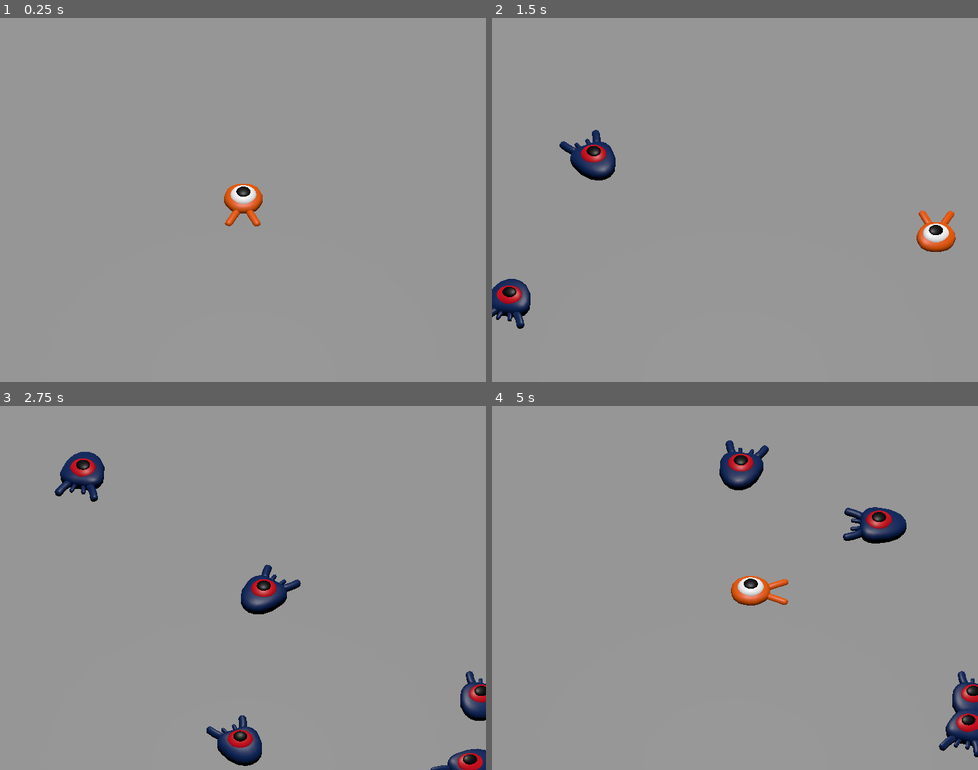
Above: before the commit, frames 1-4 (two rows, left to right).
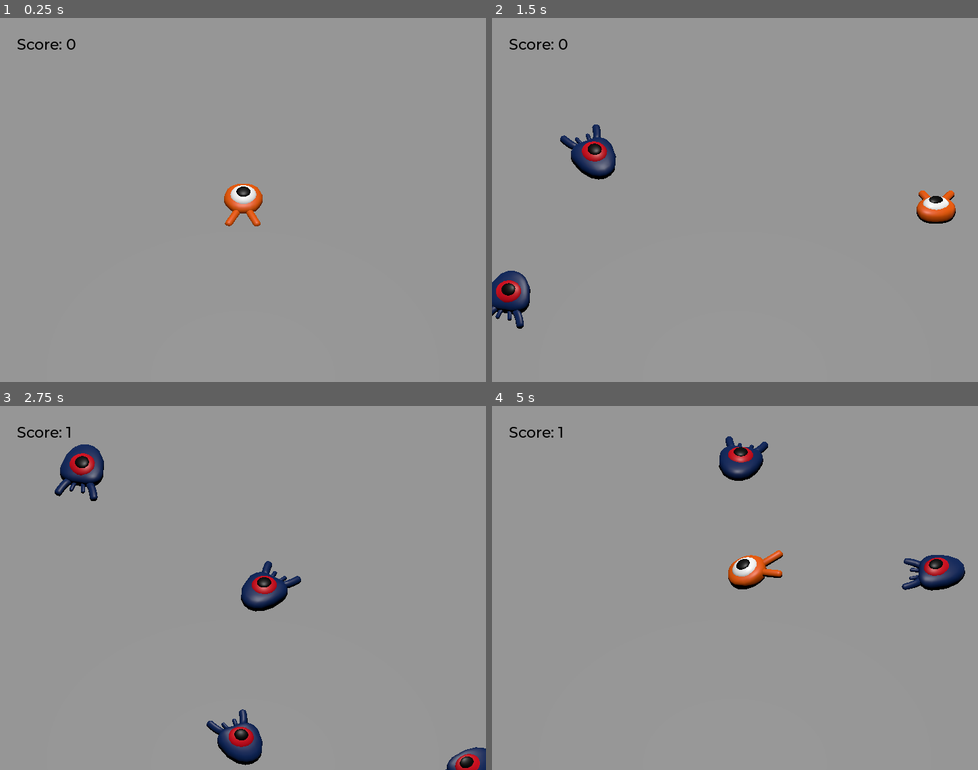
Above: after the commit, the same moments.

Repository: daryl-g/30-Days-of-Game-Dev-Challenge
Game: Godot game, scene res://main.tscn
Two runs of this game, one before a commit and one after it. Both use one fixed random seed, a clock stepped at 60 frames per second and the inputs below. Before the commit the project has no main scene; this scene is started directly in both runs.
Inputs:
- Up to frame 1 (0.25 s): no input
- Up to frame 2 (1.5 s): tap Enter (ui_accept) at 0.5 s; hold Right (move_right) 0.53-1.28 s; hold Enter (ui_accept) 0.53-1.28 s; tap Space (jump) at 0.77, 0.8, 1.07, 1.35 s; hold Down (move_back) from 1.28 s (still down)
- Up to frame 3 (2.75 s): tap Space (jump) at 1.52, 1.82, 2.3 s; tap Enter (ui_accept) at 1.55 s; release Down (move_back) at 2.03 s; hold Right (move_right) from 2.03 s (still down); hold Enter (ui_accept) from 2.03 s (still down)
- Up to frame 4 (5 s): release Right (move_right) at 2.78 s; release Enter (ui_accept) at 2.78 s; hold Up (move_forward) 2.78-3.53 s; tap Enter (ui_accept) at 2.85, 4.35 s; tap Space (jump) at 3.02, 3.32, 3.6, 3.77, 4.07, 4.52, 4.82 s; hold Left (move_left) from 3.53 s (still down)

The runs differ from the first frame. In frame 1, 0.1% of the frame differs, in the area x 3-16%, y 5-9%; in frame 2, 2.4%; in frame 3, 2.8%; in frame 4, 5.1%, in the area x 3-100%, y 5-97%.

Commit message:
Complete the remainder of the demo

Diff:
--- a/Main.gd
+++ b/Main.gd
@@ -21,3 +21,26 @@
 
 	# Spawn the mob by adding it to the Main scene
 	add_child(mob)
+
+	# Connect the mob to the score label
+	# to display how many mobs have been squashed
+	mob.squashed.connect(
+		$UserInterface/ScoreLabel._on_mob_squashed.bind()
+	)
+
+# Function to signal when a player gets hit
+func _on_player_hit() -> void:
+	# Stop the timer
+	$SpawnTimer.stop()
+	# Show the retry overlay
+	$UserInterface/Retry.show()
+
+# Function to hide the retry screen at the start of the game
+func _ready():
+	$UserInterface/Retry.hide()
+
+# Function to restart the game
+func _unhandled_input(event: InputEvent) -> void:
+	# If the user presses Retry then reload the scene
+	if event.is_action_pressed("ui_accept") and $UserInterface/Retry.visible:
+		get_tree().reload_current_scene()
--- a/Mob.gd
+++ b/Mob.gd
@@ -1,4 +1,7 @@
 extends CharacterBody3D
+
+# Signal that the mob is squashed
+signal squashed
 
 # Minimum speed (m/s)
 @export var min_speed = 10
@@ -6,7 +9,7 @@
 @export var max_speed = 18
 
 # Move the character
-func _physics_process(delta: float) -> void:
+func _physics_process(_delta: float) -> void:
 	move_and_slide()
 
 # Initialise mobs
@@ -21,7 +24,6 @@
 		player_position,
 		Vector3.UP
 	)
-
 	# Rotate the mob randomly
 	rotate_y(
 		randf_range(-PI / 4, PI / 4)
@@ -29,14 +31,20 @@
 
 	# Calculate random speed
 	var random_speed = randi_range(min_speed, max_speed)
-
 	# Calculate forward velocity
 	velocity = Vector3.FORWARD * random_speed
-
 	# Rotate velocity vector based on the mob's Y position
 	velocity = velocity.rotated(Vector3.UP, rotation.y)
+
+	# Change the animation's playback speed
+	$AnimationPlayer.speed_scale = random_speed / min_speed
 
 # Notify when a mob has exited the screen
 func _on_visible_on_screen_notifier_3d_screen_exited() -> void:
 	# Destroy the instance
 	queue_free()
+
+# Function for squashing mob
+func squash():
+	squashed.emit()
+	queue_free()
--- a/Player.gd
+++ b/Player.gd
@@ -1,9 +1,16 @@
 extends CharacterBody3D
+
+# Signal when a player gets hit by a mob
+signal hit
 
 # Player's speed (m/s)
 @export var speed: int = 14
 # Downward acceleration (m/s^2)
 @export var fall_acc: int = 75
+# Vertical impulse for jumping (m/s)
+@export var jump_impulse: int = 20
+# Vertical impulse for bouncing (m/s)
+@export var bounce_impulse: int = 16
 
 # Target velocity
 var target_velocity: Vector3 = Vector3.ZERO
@@ -24,11 +31,15 @@
 	elif Input.is_action_pressed("move_back"):
 		direction.z += 1
 
-	# Normalise vector's length
+	# Prevent player from moving at light speed
 	if direction != Vector3.ZERO:
 		direction = direction.normalized()
 		# Set the basis
 		$Pivot.basis = Basis.looking_at(direction)
+		# Increase the animation speed
+		$AnimationPlayer.speed_scale = 4
+	else:
+		$AnimationPlayer.speed_scale = 1
 
 	# Ground velocity
 	target_velocity.x = direction.x * speed
@@ -40,6 +51,45 @@
 	if not is_on_floor():
 		target_velocity.y = target_velocity.y - (fall_acc * delta)
 
+	# Jumping code
+	if is_on_floor() and Input.is_action_just_pressed("jump"):
+		target_velocity.y = jump_impulse
+
+	# Iterate through all collisions occurred in the frame
+	for index in range(get_slide_collision_count()):
+		# Get one of the collisions with the player
+		var collision: KinematicCollision3D = get_slide_collision(index)
+
+		# Check if the player collides with the ground
+		if collision.get_collider() == null:
+			continue
+
+		# Check if the player collides with a mob
+		if collision.get_collider().is_in_group("mob"):
+			# Get the colliding body
+			var mob = collision.get_collider()
+
+			# Check if the player is hitting the mob from above
+			if Vector3.UP.dot(collision.get_normal()) > 0.1:
+				# If yes, squash it and bounce
+				mob.squash()
+				target_velocity.y = bounce_impulse
+
+				# Prevent further calls
+				break
+
 	# Moving the character
 	velocity = target_velocity
 	move_and_slide()
+
+	# Add an arc to the character's jump
+	$Pivot.rotation.x = PI / 6 * velocity.y / jump_impulse
+
+# Function to end the game
+func die():
+	hit.emit()
+	queue_free()
+
+# Function to detect if the player has collided with a mob on the ground
+func _on_mob_detector_body_entered(_body: Node3D) -> void:
+	die()
--- /dev/null
+++ b/ScoreLabel.gd
@@ -0,0 +1,11 @@
+extends Label
+
+# Variable to keep track of the score
+var score: int = 0
+
+# Function to increment score when a mob is squashed
+func _on_mob_squashed():
+	# Update the score
+	score += 1
+	# Update the text display
+	text = "Score: %s" % score
--- a/main.tscn
+++ b/main.tscn
@@ -1,8 +1,10 @@
-[gd_scene load_steps=9 format=3 uid="uid://dy3aivodhggm8"]
+[gd_scene load_steps=12 format=3 uid="uid://dy3aivodhggm8"]
 
 [ext_resource type="PackedScene" uid="uid://fgcymui4ijkl" path="res://player.tscn" id="1_i7lni"]
 [ext_resource type="Script" path="res://Main.gd" id="1_wmo01"]
 [ext_resource type="PackedScene" uid="uid://qpl5wcgudau0" path="res://mob.tscn" id="2_30my5"]
+[ext_resource type="FontFile" uid="uid://beud5ftmpvc3x" path="res://fonts/Montserrat-Medium.ttf" id="4_8gbjh"]
+[ext_resource type="Script" path="res://ScoreLabel.gd" id="5_nevox"]
 
 [sub_resource type="BoxShape3D" id="BoxShape3D_6w6cu"]
 size = Vector3(60, 2, 60)
@@ -23,12 +25,18 @@
 }
 point_count = 5
 
+[sub_resource type="Theme" id="Theme_ghcby"]
+default_font = ExtResource("4_8gbjh")
+default_font_size = 22
+
 [node name="Main" type="Node"]
 script = ExtResource("1_wmo01")
 mob_scene = ExtResource("2_30my5")
 
 [node name="Ground" type="StaticBody3D" parent="."]
 transform = Transform3D(1, 0, 0, 0, 1, 0, 0, 0, 1, 0, -1, 0)
+collision_layer = 4
+collision_mask = 0
 
 [node name="CollisionShape3D" type="CollisionShape3D" parent="Ground"]
 shape = SubResource("BoxShape3D_6w6cu")
@@ -71,10 +79,47 @@
 curve = SubResource("Curve3D_lnttd")
 
 [node name="SpawnLocation" type="PathFollow3D" parent="SpawnPath"]
-transform = Transform3D(-0.999996, 0, 0.00278535, 0, 1, 0, -0.00278535, 0, -0.999996, -12.9999, 0, -14.0496)
+transform = Transform3D(-0.999996, 0, 0.0027875, 0, 1, 0, -0.0027875, 0, -0.999996, -12.9999, 0, -14.0496)
 
 [node name="SpawnTimer" type="Timer" parent="."]
 wait_time = 0.5
 autostart = true
 
+[node name="UserInterface" type="Control" parent="."]
+layout_mode = 3
+anchors_preset = 15
+anchor_right = 1.0
+anchor_bottom = 1.0
+grow_horizontal = 2
+grow_vertical = 2
+theme = SubResource("Theme_ghcby")
+
+[node name="ScoreLabel" type="Label" parent="UserInterface"]
+layout_mode = 0
+offset_left = 25.0
+offset_top = 25.0
+offset_right = 86.0
+offset_bottom = 48.0
+theme_override_colors/font_color = Color(0, 0, 0, 1)
+text = "Score: 0"
+script = ExtResource("5_nevox")
+
+[node name="Retry" type="ColorRect" parent="UserInterface"]
+layout_mode = 1
+anchors_preset = 15
+anchor_right = 1.0
+anchor_bottom = 1.0
+grow_horizontal = 2
+grow_vertical = 2
+color = Color(0, 0, 0, 0.298039)
+
+[node name="Label" type="Label" parent="UserInterface/Retry"]
+layout_mode = 0
+offset_left = 251.0
+offset_top = 258.0
+offset_right = 472.0
+offset_bottom = 286.0
+text = "Press Enter to Retry"
+
+[connection signal="hit" from="Player" to="." method="_on_player_hit"]
 [connection signal="timeout" from="SpawnTimer" to="." method="_on_spawn_timer_timeout"]
--- a/mob.tscn
+++ b/mob.tscn
@@ -6,18 +6,62 @@
 [sub_resource type="BoxShape3D" id="BoxShape3D_663o2"]
 size = Vector3(1.56443, 0.741577, 1.88329)
 
-[node name="Mob" type="CharacterBody3D"]
+[sub_resource type="Animation" id="Animation_uhbxr"]
+resource_name = "float"
+length = 1.2
+loop_mode = 1
+tracks/0/type = "value"
+tracks/0/imported = false
+tracks/0/enabled = true
+tracks/0/path = NodePath("Pivot/Character:position")
+tracks/0/interp = 1
+tracks/0/loop_wrap = true
+tracks/0/keys = {
+"times": PackedFloat32Array(0.3, 0.5, 1.2),
+"transitions": PackedFloat32Array(0.420448, 0.435275, 2.07053),
+"update": 0,
+"values": [Vector3(0, 0, 0), Vector3(0, 0.65, 0), Vector3(0, 0.35, 0)]
+}
+tracks/1/type = "value"
+tracks/1/imported = false
+tracks/1/enabled = true
+tracks/1/path = NodePath("Pivot/Character:rotation")
+tracks/1/interp = 1
+tracks/1/loop_wrap = true
+tracks/1/keys = {
+"times": PackedFloat32Array(0.1, 0.5, 1.2),
+"transitions": PackedFloat32Array(0.420448, 0.435275, 2.07053),
+"update": 0,
+"values": [Vector3(0, 0, 0), Vector3(0.139626, 0, 0), Vector3(-0.15708, 0, 0)]
+}
+
+[sub_resource type="AnimationLibrary" id="AnimationLibrary_xbhpg"]
+_data = {
+"float": SubResource("Animation_uhbxr")
+}
+
+[node name="Mob" type="CharacterBody3D" groups=["mob"]]
+collision_layer = 2
+collision_mask = 2
 script = ExtResource("1_lqkpj")
 
 [node name="Pivot" type="Node3D" parent="."]
 
 [node name="Character" parent="Pivot" instance=ExtResource("2_l7tn1")]
+transform = Transform3D(1, 0, 0, 0, 0.998999, 0.0447376, 0, -0.0447376, 0.998999, 0, 0.463574, 0)
 
 [node name="CollisionShape3D" type="CollisionShape3D" parent="."]
 transform = Transform3D(1, 0, 0, 0, 1, 0, 0, 0, 1, 0.03333, 0.235535, -0.0311813)
 shape = SubResource("BoxShape3D_663o2")
 
 [node name="VisibleOnScreenNotifier3D" type="VisibleOnScreenNotifier3D" parent="."]
-aabb = AABB(-1.10281, -1, -1.50379, 2.26226, 2, 3.44117)
+transform = Transform3D(1, 0, 0, 0, 1, 0, 0, 0, 1, -0.0209755, 0, 0)
+aabb = AABB(-1.1309, -1, -1.50379, 2.31845, 2, 3.44117)
+
+[node name="AnimationPlayer" type="AnimationPlayer" parent="."]
+libraries = {
+"": SubResource("AnimationLibrary_xbhpg")
+}
+autoplay = "float"
 
 [connection signal="screen_exited" from="VisibleOnScreenNotifier3D" to="." method="_on_visible_on_screen_notifier_3d_screen_exited"]
--- /dev/null
+++ b/music_player.tscn
@@ -0,0 +1,7 @@
+[gd_scene load_steps=2 format=3 uid="uid://kfa8q5clxq6c"]
+
+[ext_resource type="AudioStream" uid="uid://u15w5nyh60iw" path="res://art/House In a Forest Loop.ogg" id="1_p3ugp"]
+
+[node name="MusicPlayer" type="AudioStreamPlayer"]
+stream = ExtResource("1_p3ugp")
+autoplay = true
--- a/player.tscn
+++ b/player.tscn
@@ -6,7 +6,74 @@
 [sub_resource type="SphereShape3D" id="SphereShape3D_8cnbs"]
 radius = 0.904604
 
+[sub_resource type="CylinderShape3D" id="CylinderShape3D_ck0ud"]
+height = 0.249752
+radius = 1.26933
+
+[sub_resource type="Animation" id="Animation_y00e4"]
+resource_name = "float"
+length = 1.2
+loop_mode = 1
+tracks/0/type = "value"
+tracks/0/imported = false
+tracks/0/enabled = true
+tracks/0/path = NodePath("Pivot/Character:position")
+tracks/0/interp = 1
+tracks/0/loop_wrap = true
+tracks/0/keys = {
+"times": PackedFloat32Array(0.3, 0.5, 1.2),
+"transitions": PackedFloat32Array(0.420448, 0.435275, 2.07053),
+"update": 0,
+"values": [Vector3(0, 0, 0), Vector3(0, 0.65, 0), Vector3(0, 0.35, 0)]
+}
+tracks/1/type = "value"
+tracks/1/imported = false
+tracks/1/enabled = true
+tracks/1/path = NodePath("Pivot/Character:rotation")
+tracks/1/interp = 1
+tracks/1/loop_wrap = true
+tracks/1/keys = {
+"times": PackedFloat32Array(0.1, 0.5, 1.2),
+"transitions": PackedFloat32Array(0.420448, 0.435275, 2.07053),
+"update": 0,
+"values": [Vector3(0, 0, 0), Vector3(0.139626, 0, 0), Vector3(-0.15708, 0, 0)]
+}
+
+[sub_resource type="Animation" id="Animation_1twu3"]
+length = 0.001
+tracks/0/type = "value"
+tracks/0/imported = false
+tracks/0/enabled = true
+tracks/0/path = NodePath("Pivot/Character:position")
+tracks/0/interp = 1
+tracks/0/loop_wrap = true
+tracks/0/keys = {
+"times": PackedFloat32Array(0),
+"transitions": PackedFloat32Array(1),
+"update": 0,
+"values": [Vector3(0, 0, 0)]
+}
+tracks/1/type = "value"
+tracks/1/imported = false
+tracks/1/enabled = true
+tracks/1/path = NodePath("Pivot/Character:rotation")
+tracks/1/interp = 1
+tracks/1/loop_wrap = true
+tracks/1/keys = {
+"times": PackedFloat32Array(0),
+"transitions": PackedFloat32Array(1),
+"update": 0,
+"values": [Vector3(0, 0, 0)]
+}
+
+[sub_resource type="AnimationLibrary" id="AnimationLibrary_qa77h"]
+_data = {
+"RESET": SubResource("Animation_1twu3"),
+"float": SubResource("Animation_y00e4")
+}
+
 [node name="Player" type="CharacterBody3D"]
+collision_mask = 6
 script = ExtResource("1_0ulbe")
 
 [node name="Pivot" type="Node3D" parent="."]
@@ -16,3 +83,19 @@
 [node name="CollisionShape3D" type="CollisionShape3D" parent="."]
 transform = Transform3D(1, 0, 0, 0, 1, 0, 0, 0, 1, 0, 0.914285, 0)
 shape = SubResource("SphereShape3D_8cnbs")
+
+[node name="MobDetector" type="Area3D" parent="."]
+collision_layer = 0
+collision_mask = 2
+monitorable = false
+
+[node name="CollisionShape" type="CollisionShape3D" parent="MobDetector"]
+transform = Transform3D(1, 0, 0, 0, 1, 0, 0, 0, 1, 0, 0.790637, 0)
+shape = SubResource("CylinderShape3D_ck0ud")
+
+[node name="AnimationPlayer" type="AnimationPlayer" parent="."]
+libraries = {
+"": SubResource("AnimationLibrary_qa77h")
+}
+
+[connection signal="body_entered" from="MobDetector" to="." method="_on_mob_detector_body_entered"]
--- a/project.godot
+++ b/project.godot
@@ -11,8 +11,13 @@
 [application]
 
 config/name="Squash the Creeps (3D)"
+run/main_scene="res://main.tscn"
 config/features=PackedStringArray("4.3")
 config/icon="res://icon.png"
+
+[autoload]
+
+MusicPlayer="*res://music_player.tscn"
 
 [display]
 
@@ -56,6 +61,12 @@
 ]
 }
 
+[layer_names]
+
+3d_physics/layer_1="player"
+3d_physics/layer_2="enemies"
+3d_physics/layer_3="world"
+
 [rendering]
 
 quality/driver/driver_name="GLES2"
Not shown: 1 places in mob.tscn that only renumber resources
Not shown: 1 places in player.tscn that only renumber resources
